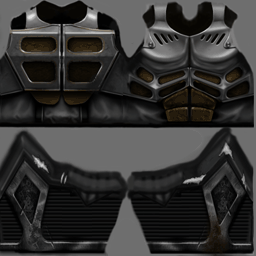
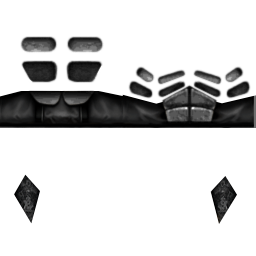
Revision of a layered 256px x 256px image; what changed, layer by layer:
added layer "Sichtbar" above "overlay_arm-Kopie" over [0,36,256,224]
hid "Hintergrund" over [0,0,256,256]
